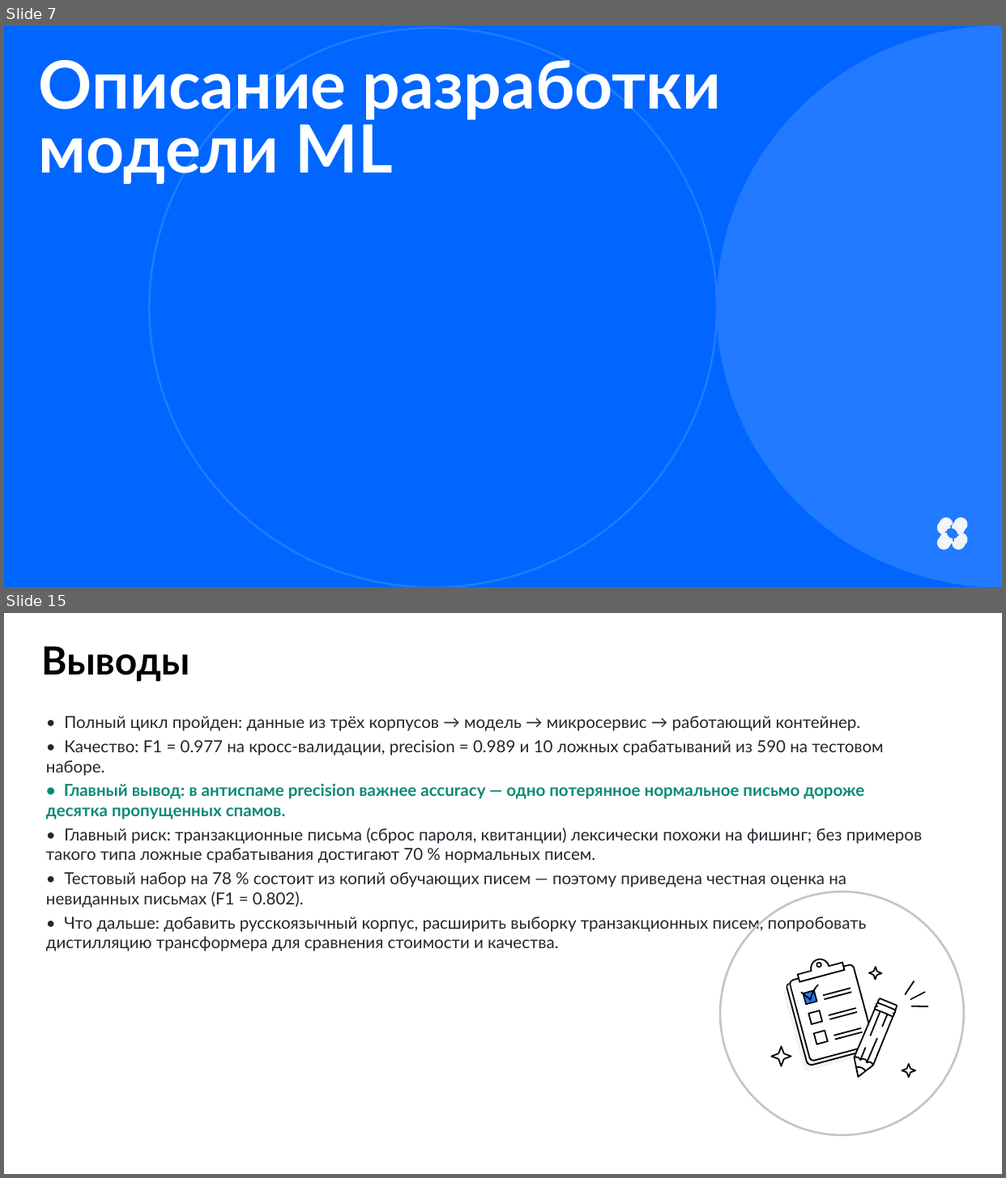
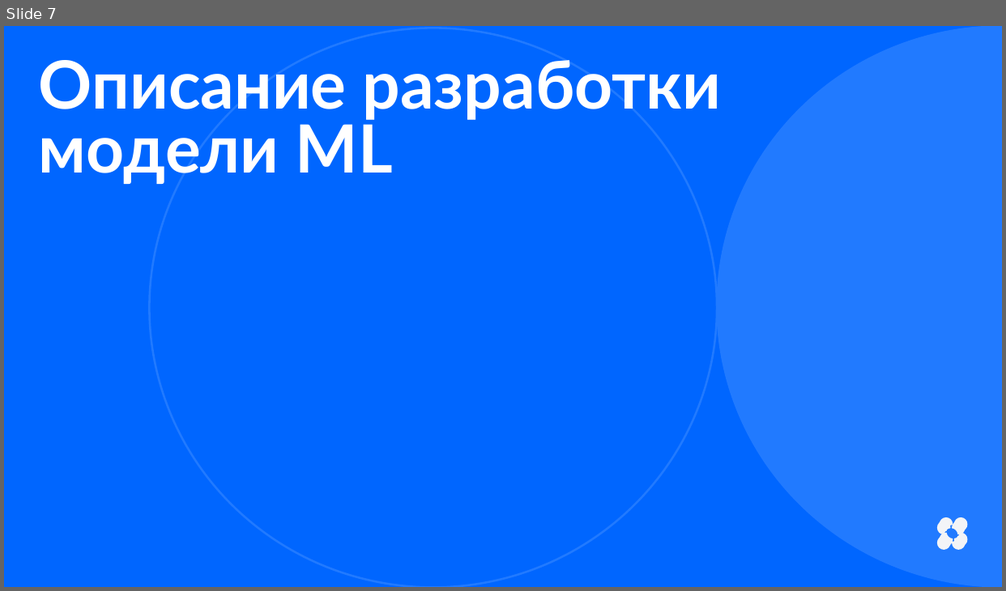
Before and after one commit to Andrey123654/antispam-ml, a slide deck: reports/MKB251-RazhnovAP_Итоговое_задание.pptx. Shown one above the other, each under a label of ours: slides 7 and 15 before the commit, slide 7 after it; the slides between them are not shown. The pictures are 1006x1178 and 1006x591 pixels, drawn with LibreOffice and Linux fonts; fonts in the diff are those of the drawing. Boxes give left, top, right and bottom in pixels: in the first picture for what was removed or moved away, otherwise in the second. Text is boxed around its words. In the diff, an @@ line names an element or a change of style, - is before the commit and + after.

```diff
--- a/reports/MKB251-RazhnovAP_Итоговое_задание.pptx
+++ b/reports/MKB251-RazhnovAP_Итоговое_задание.pptx
@@ slide 15 removed at box(4, 613, 1002, 1174), background #FFFFFF @@
@@ text removed at box(41, 646, 189, 682) @@
-Выводы
@@ text removed at box(46, 716, 922, 952) @@
-• Полный цикл пройден: данные из трёх корпусов → модель → микросервис → работающий контейнер.
-• Качество: F1 = 0.977 на кросс-валидации, precision = 0.989 и 10 ложных срабатываний из 590 на тестовом наборе.
-• Главный вывод: в антиспаме precision важнее accuracy — одно потерянное нормальное письмо дороже десятка пропущенных спамов.
-• Главный риск: транзакционные письма (сброс пароля, квитанции) лексически похожи на фишинг; без примеров такого типа ложные срабатывания достигают 70 % нормальных писем.
-• Тестовый набор на 78 % состоит из копий обучающих писем — поэтому приведена честная оценка на невиданных письмах (F1 = 0.802).
-• Что дальше: добавить русскоязычный корпус, расширить выборку транзакционных писем, попробовать дистилляцию трансформера для сравнения стоимости и качества.
@@ ellipse removed at box(721, 892, 964, 1135) @@
@@ group removed at box(770, 957, 928, 1078): 42 freeform shapes @@
```
Also in this commit, not shown: 4 slides changed, 12 slides added, 11 other slides removed, 1 other file.
